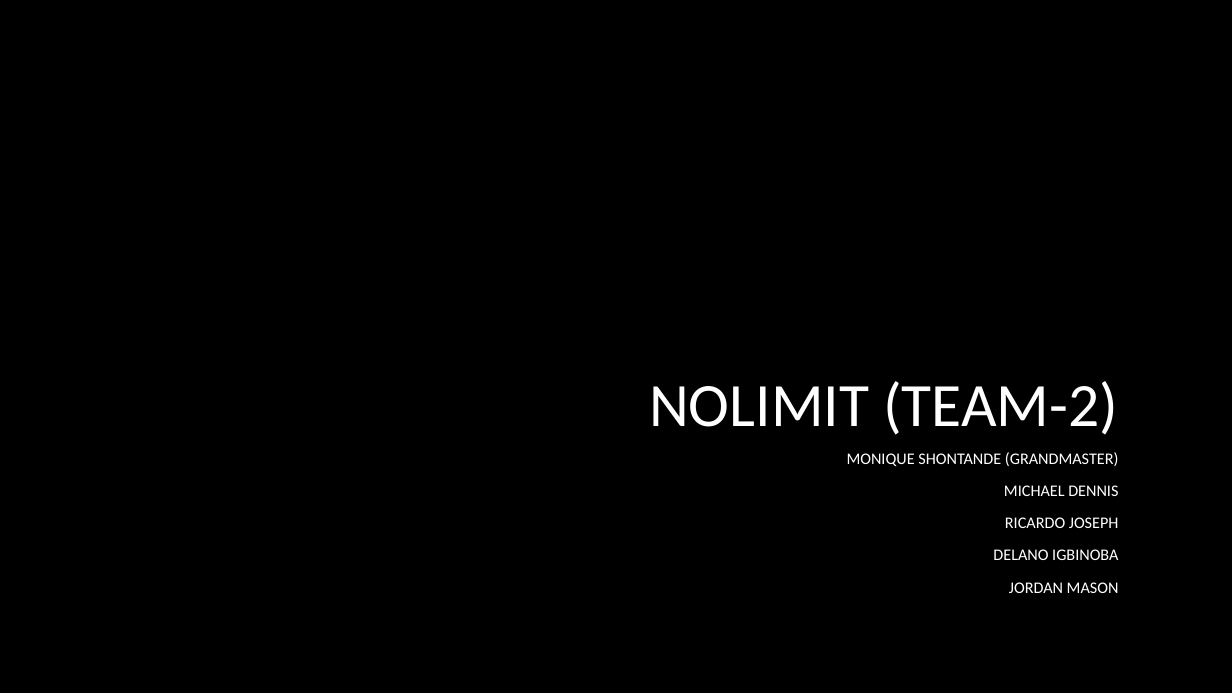
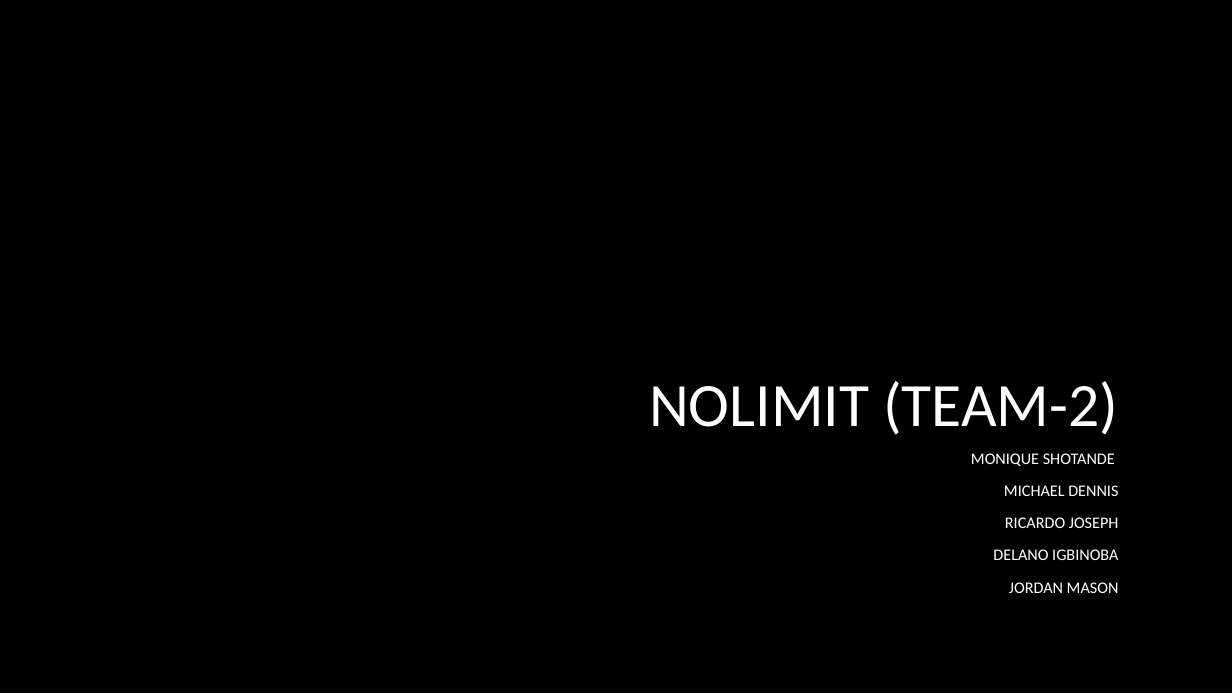
Before and after one commit to Tampa2016/team-2, a slide deck: slide 1 of noLimit (Team-2).pptx. Drawn at 1232x693 pixels with LibreOffice and Linux fonts; fonts in the diff are those of the drawing; background and template pictures are left out. Boxes give left, top, right and bottom in pixels: in the first picture for what was removed or moved away, otherwise in the second. Text is boxed around its words. In the diff, an @@ line names an element or a change of style, - is before the commit and + after.

```diff
--- a/noLimit (Team-2).pptx
+++ b/noLimit (Team-2).pptx
@@ subtitle at box(971, 453, 1115, 466): text changed @@
-MONIQUE SHONTANDE (GRANDMASTER)
+MONIQUE SHOTANDE
```
Also in this commit, not shown: 2 other slides changed, 3 slides added, 44 other files.
